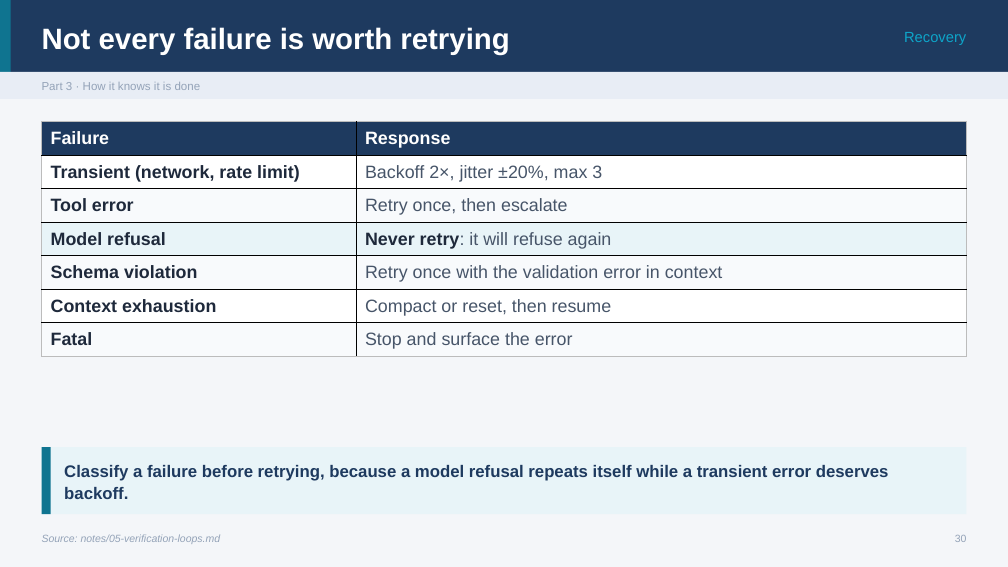
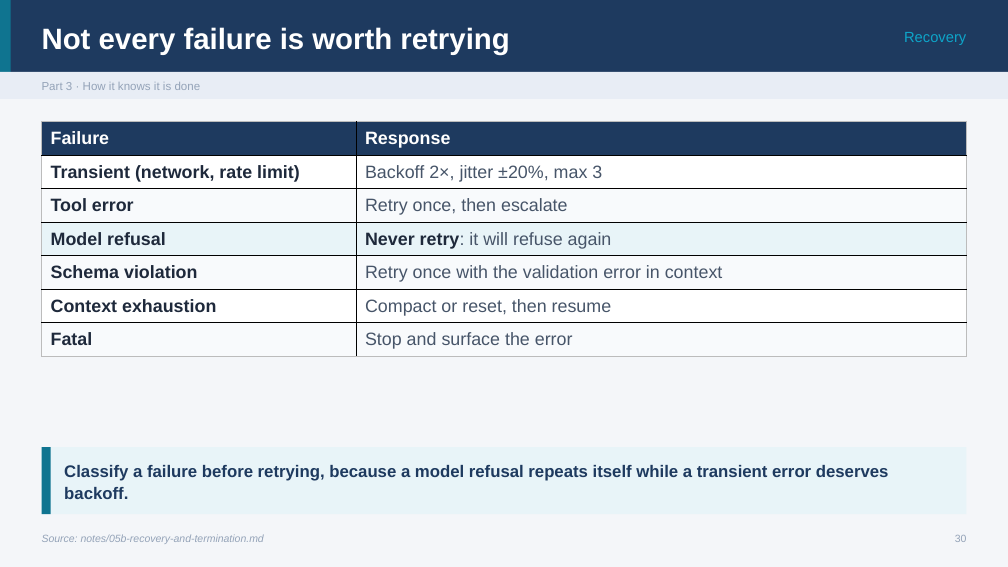
Before and after one commit to ramseywise/learn-ai-engineering, a slide deck: slide 30 of ai-engineering/03-harness-engineering/slides/harness-engineering.pptx. Drawn at 1008x567 pixels with LibreOffice and Linux fonts; fonts in the diff are those of the drawing. Boxes give left, top, right and bottom in pixels: in the first picture for what was removed or moved away, otherwise in the second. Text is boxed around its words. In the diff, an @@ line names an element or a change of style, - is before the commit and + after.

```diff
--- a/ai-engineering/03-harness-engineering/slides/harness-engineering.pptx
+++ b/ai-engineering/03-harness-engineering/slides/harness-engineering.pptx
@@ text at [42,534,264,544]: text changed @@
-Source: notes/05-verification-loops.md
+Source: notes/05b-recovery-and-termination.md
```
Also in this commit, not shown: 2 other slides changed, 57 other files.
